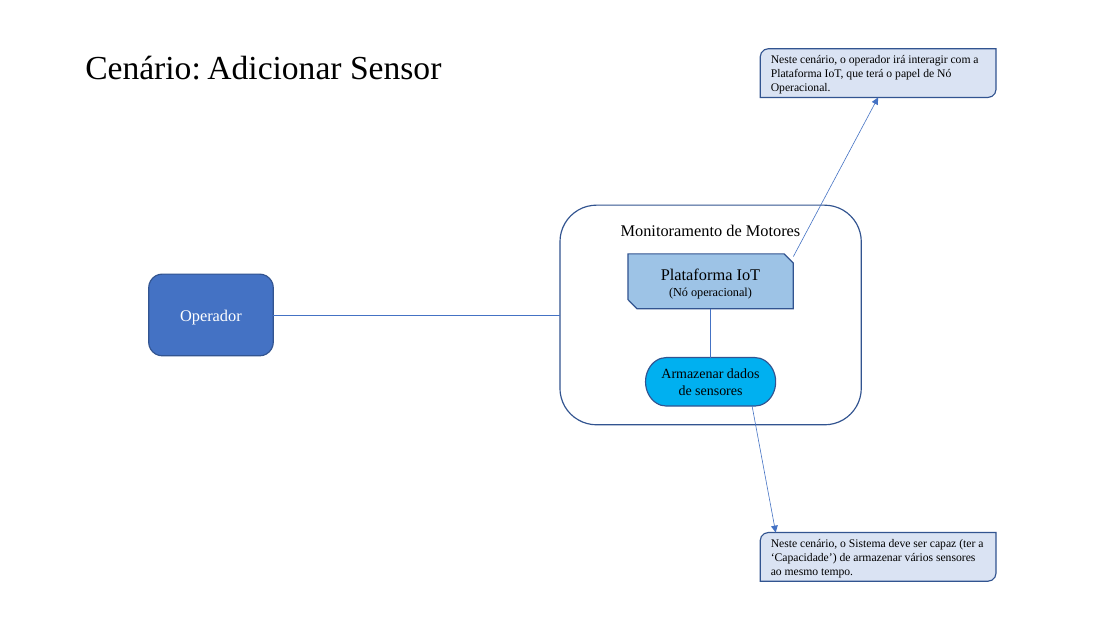
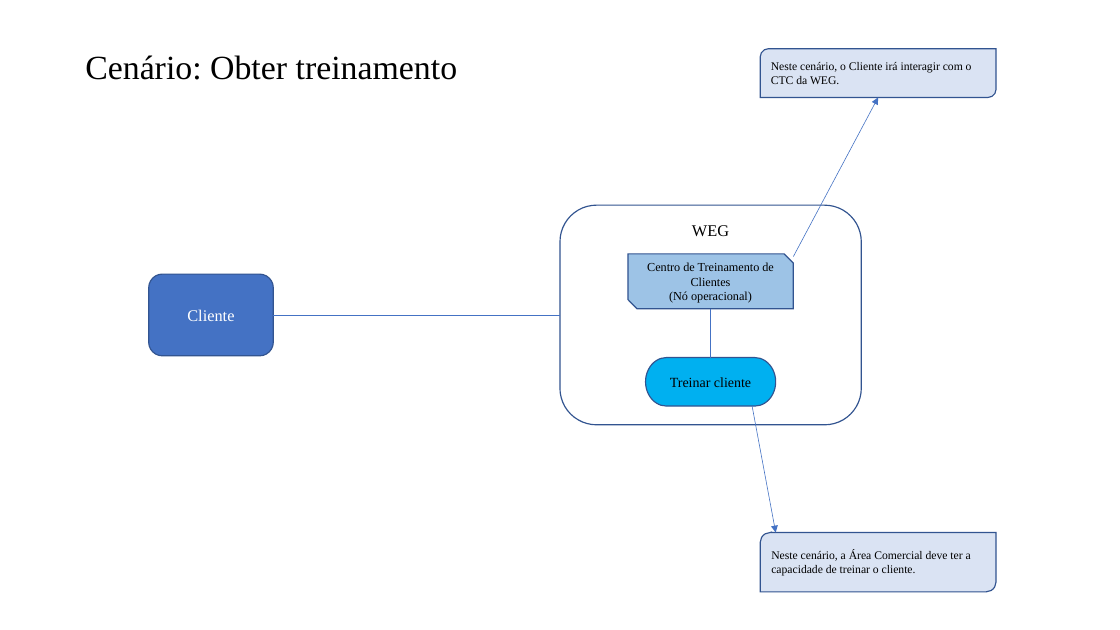
Before and after one commit to IMP-CaioCiaron/Eng-Requisitos, a slide deck: slide 6 of 15. Arquitetura de Negócio para cada Cenário.pptx (slide 3 before the commit). Drawn at 1120x630 pixels with LibreOffice and Linux fonts; fonts in the diff are those of the drawing. Boxes give left, top, right and bottom in pixels: in the first picture for what was removed or moved away, otherwise in the second. Text is boxed around its words. In the diff, an @@ line names an element or a change of style, - is before the commit and + after.

```diff
--- a/15. Arquitetura de Negócio para cada Cenário.pptx
+++ b/15. Arquitetura de Negócio para cada Cenário.pptx
@@ title at box(85, 55, 458, 80): text changed; size 28.8 to 29 pt @@
-Cenário: Adicionar Sensor
+Cenário: Obter treinamento
@@ text in round diag rect at box(771, 62, 972, 84): text changed @@
-Neste cenário, o operador irá interagir com a Plataforma IoT, que terá o papel de Nó Operacional.
+Neste cenário, o Cliente irá interagir com o CTC da WEG.
@@ text in rounded rectangle at box(692, 225, 729, 236): text changed @@
-Monitoramento de Motores
+WEG
@@ text in snip diag rect at box(647, 262, 774, 286): text changed; size 14 to 10.5 pt @@
-Plataforma IoT
+Centro de Treinamento de Clientes
@@ text in rounded rectangle at box(187, 309, 234, 321): text changed @@
-Operador
+Cliente
@@ text in pill shape at box(670, 377, 751, 387): text changed @@
-Armazenar dados de sensores
+Treinar cliente
@@ round diag rect "Neste cenário, a Área Comercial ...": place and size @@
-round diag rect "Neste cenário, a Área Comercial ..." at box(760, 533, 996, 581)
+round diag rect "Neste cenário, a Área Comercial ..." at box(760, 533, 996, 592)
@@ text in round diag rect at box(771, 550, 971, 576): text changed @@
-Neste cenário, o Sistema deve ser capaz (ter a ‘Capacidade’) de armazenar vários sensores ao mesmo tempo.
+Neste cenário, a Área Comercial deve ter a capacidade de treinar o cliente.
```
Also in this commit, not shown: 6 other slides changed, 1 slide added.
